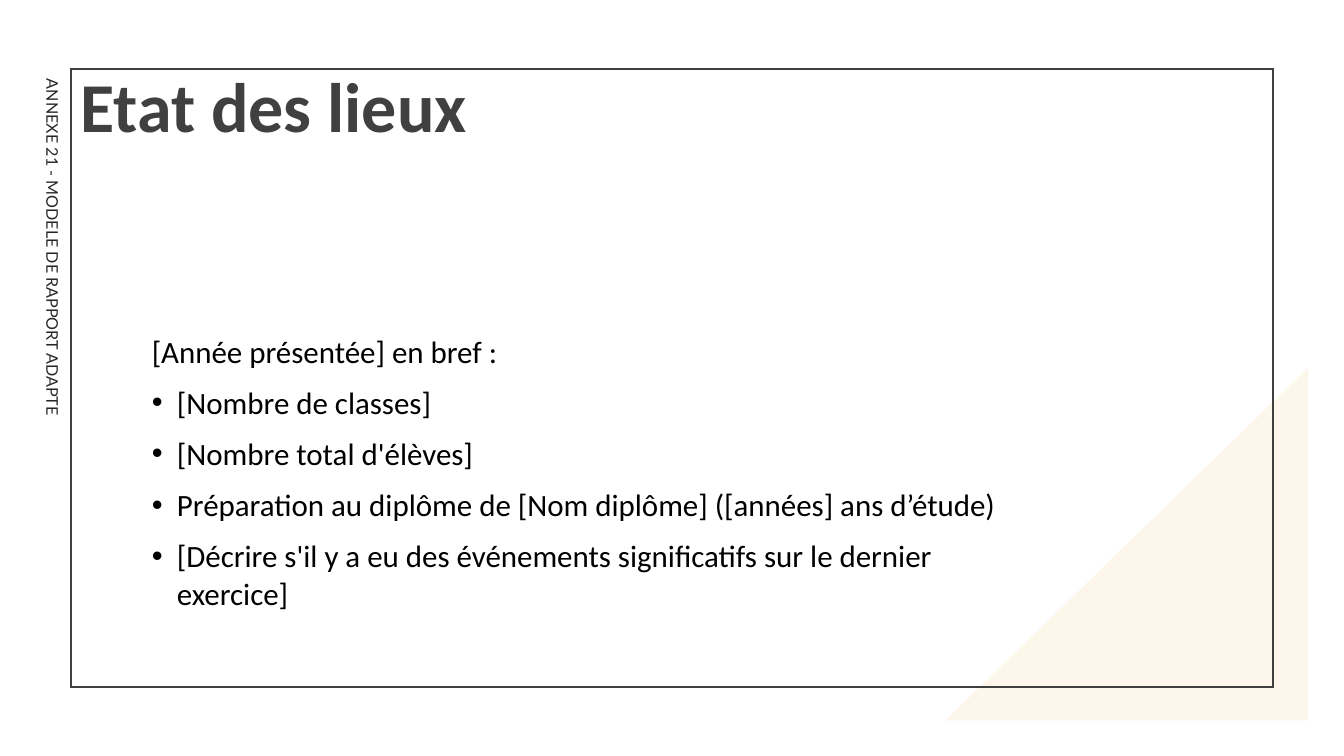
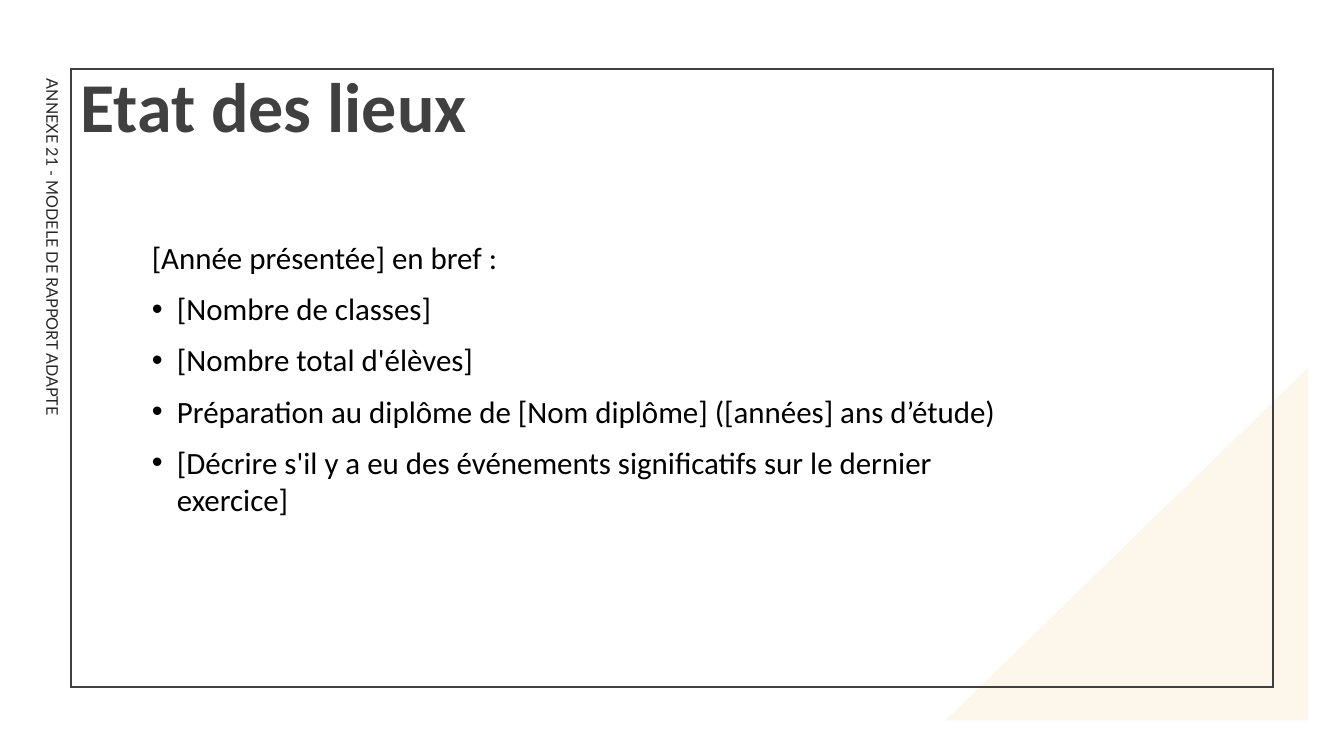
Before and after one commit to Ok1nam/EDP180625, a slide deck: slide 4 of client/public/fichiers/ANNEXE 21 - MODELE DE RAPPORT ADAPTE.pptx. Drawn at 1344x756 pixels with LibreOffice and Linux fonts; fonts in the diff are those of the drawing. Boxes give left, top, right and bottom in pixels: in the first picture for what was removed or moved away, otherwise in the second. Text is boxed around its words. In the diff, an @@ line names an element or a change of style, - is before the commit and + after.

```diff
--- a/client/public/fichiers/ANNEXE 21 - MODELE DE RAPPORT ADAPTE.pptx
+++ b/client/public/fichiers/ANNEXE 21 - MODELE DE RAPPORT ADAPTE.pptx
@@ text "[Année présentée] en bref :": place and size @@
-text "[Année présentée] en bref :" at (152, 340, 995, 610)
+text "[Année présentée] en bref :" at (152, 246, 995, 516)
```
Also in this commit, not shown: 3 other slides changed.
